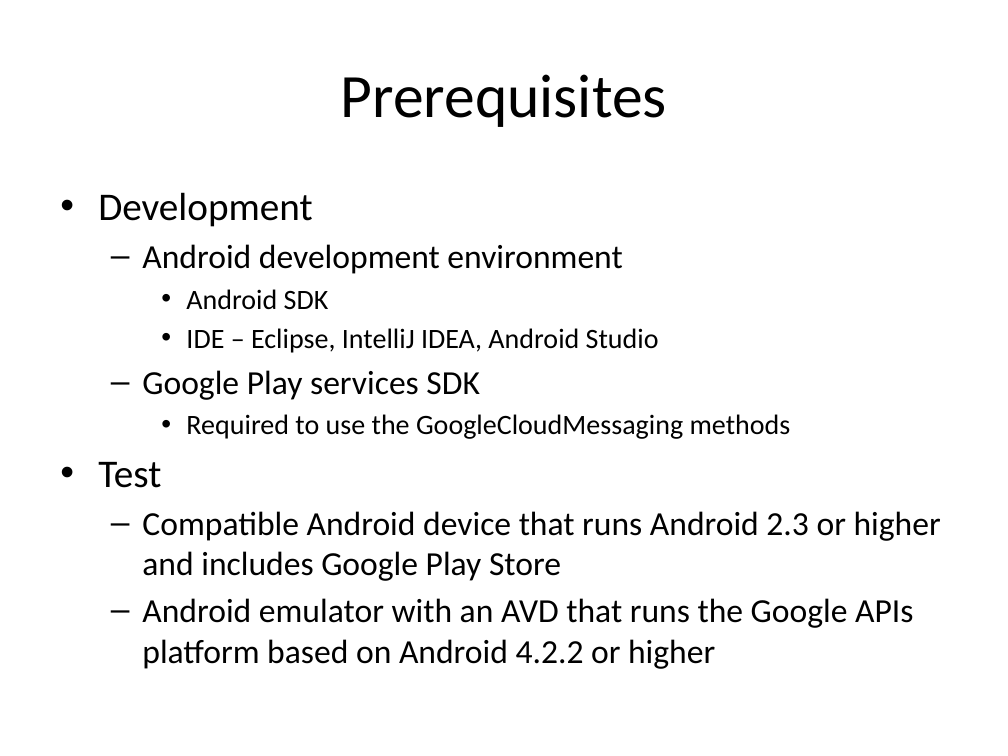
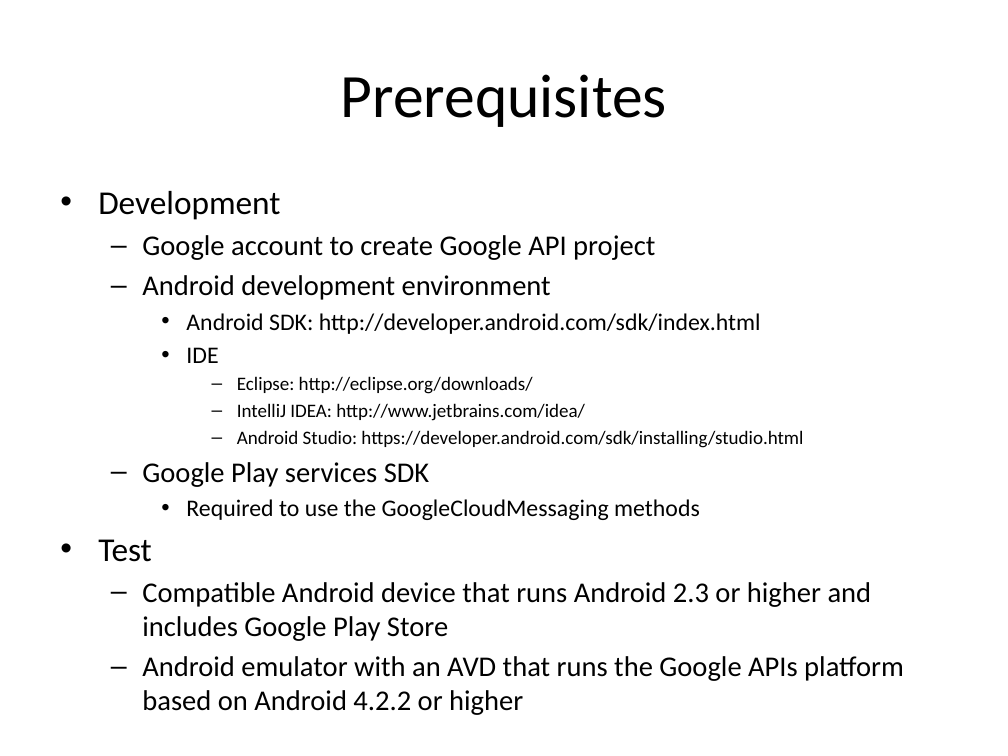
Before and after one commit to LeadingEDJE/MobilePushNotification, a slide deck: slide 5 of Implementing Push Notification in Android.pptx. Drawn at 1008x756 pixels with LibreOffice and Linux fonts; fonts in the diff are those of the drawing; background and template pictures are left out. Boxes give left, top, right and bottom in pixels: in the first picture for what was removed or moved away, otherwise in the second. Text is boxed around its words. In the diff, an @@ line names an element or a change of style, - is before the commit and + after.

```diff
--- a/Implementing Push Notification in Android.pptx
+++ b/Implementing Push Notification in Android.pptx
@@ text at (x1=98, y1=191, x2=904, y2=681): size 28 to 23.8 pt in "Development", "Test"; size 24 to 20.4 pt in "Android development environment", "Google Play services SDK", "Compatible Android device that runs Android 2.3 ...", "Android emulator with an AVD that runs ..."; size 20 to 17 pt in "Required to use the GoogleCloudMessaging methods" @@
@@ text at (x1=142, y1=235, x2=655, y2=260): paragraph added @@
+  – Google account to create Google API project
@@ text at (x1=186, y1=313, x2=803, y2=448): text changed; size 20 to 13.6 pt @@
-    • Android SDK
-    • IDE – Eclipse, IntelliJ IDEA, Android Studio
+    • Android SDK: http://developer.android.com/sdk/index.html
+    • IDE
+      – Eclipse: http://eclipse.org/downloads/
+      – IntelliJ IDEA: http://www.jetbrains.com/idea/
+      – Android Studio: https://developer.android.com/sdk/installing/studio.html
```
Also in this commit, not shown: 13 other slides changed, 2 slides added.
